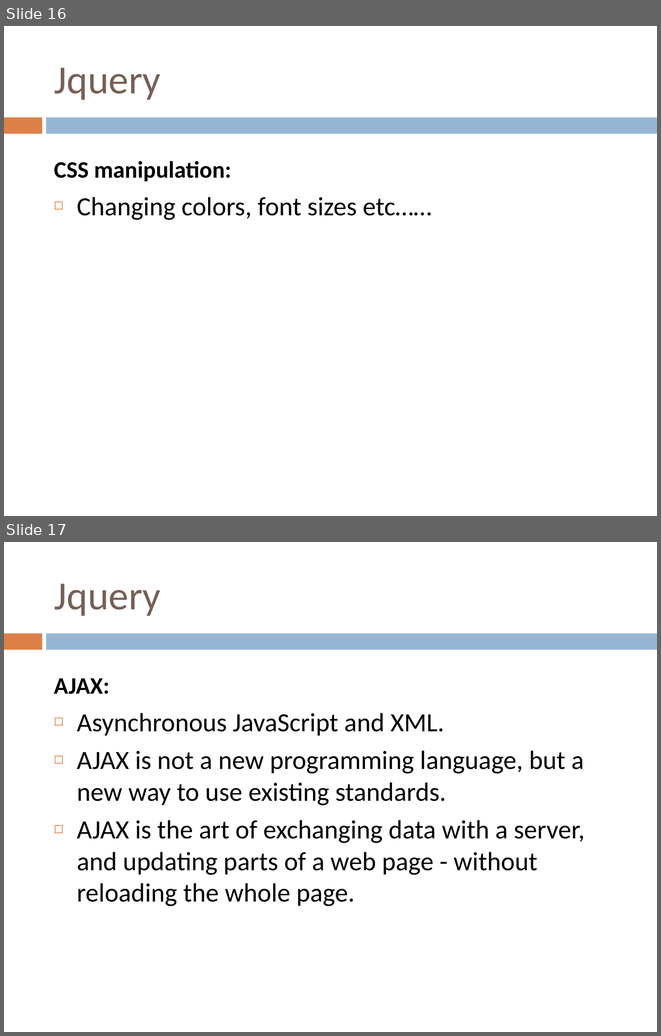
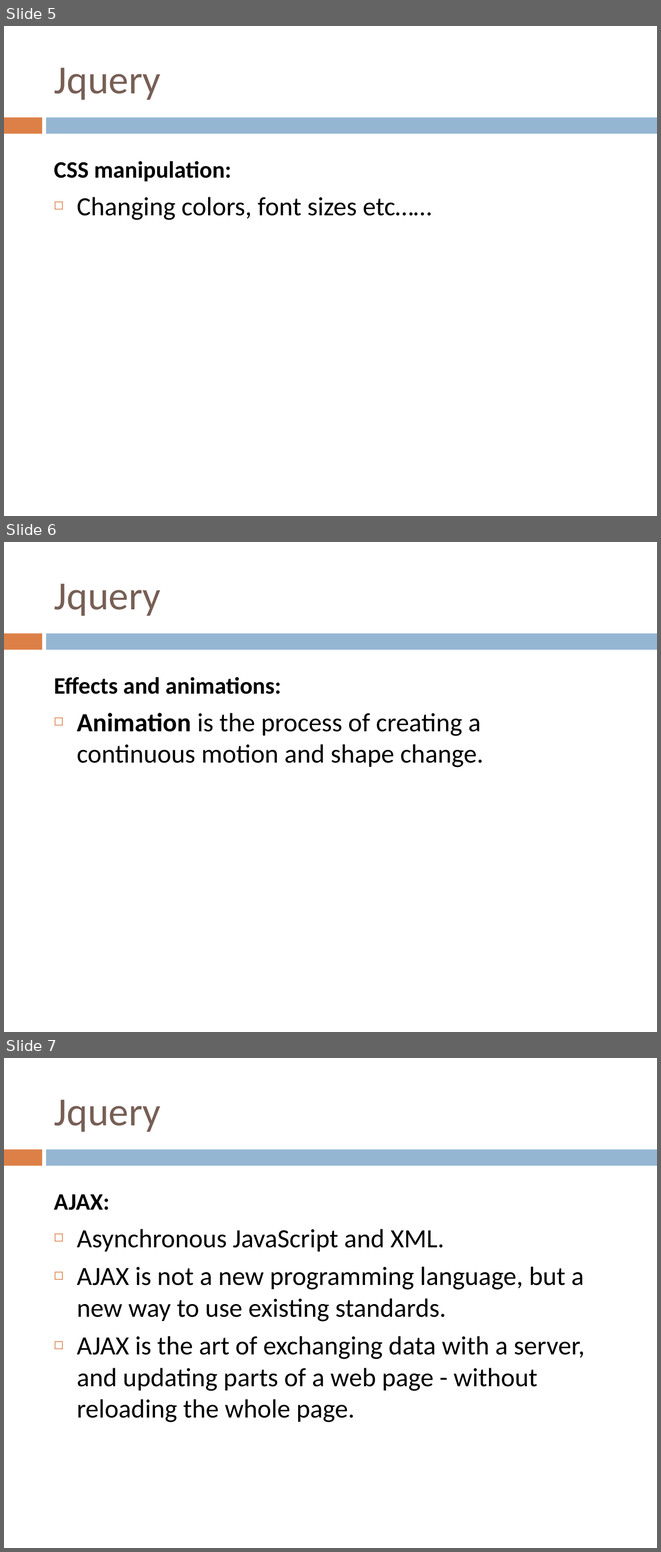
Before and after one commit to yedukondalurd/PPT, a slide deck: Advanced Javascript Day-2.pptx. Shown one above the other, each under a label of ours: slides 16 and 17 before the commit, slides 5, 6 and 7 after it. The pictures are 661x1036 and 661x1552 pixels, drawn with LibreOffice and Linux fonts; fonts in the diff are those of the drawing. Boxes give left, top, right and bottom in pixels: in the first picture for what was removed or moved away, otherwise in the second. Text is boxed around its words. In the diff, an @@ line names an element or a change of style, - is before the commit and + after.

```diff
--- a/Advanced Javascript Day-2.pptx
+++ b/Advanced Javascript Day-2.pptx
@@ slide 6 added at box(4, 542, 657, 1032), background #FFFFFF; not listed: 2 template elements that a slide beside it also shows @@
@@ title added at box(54, 583, 161, 616), 44 pt, text #775F55 @@
+Jquery
@@ text added at box(54, 677, 484, 767), 29 pt, text #000000 @@
+  Effects and animations:
+◻ Animation is the process of creating a continuous motion and shape change.
@@ what was slide 16 is now slide 5 @@
@@ what was slide 17 is now slide 7 @@
```
Also in this commit, not shown: 1 slide changed, 2 other slides added, 11 slides removed, 15 other files.
